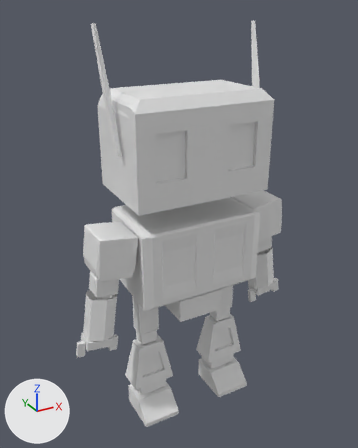
Renders of the Blender file Assets/Models/Robo_Low_Poly.blend from each side of a commit.
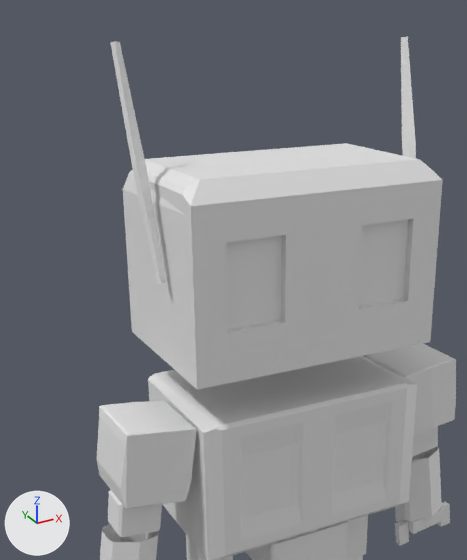
There are two pictures of each version: one whole from a camera (50 mm lens) standing at (-2.03, -4.08, 3.16) and looking at (0.16, -0.09, 1.17), one close up on the part from 8% to 80% of the width and 0% to 69% of the height. The axes (+X, +Y, +Z) are drawn at lower left. The lights are the same throughout. The older version's two pictures come first.

Before the edit, the objects in view are built like this:
```python
me_cube_006 = bpy.data.meshes.new('Cube.006')
me_cube_006.from_pydata(...)  # 12 vertices, 9 faces; spans x 0.0..1.1, y -1.0..1.0, z -1.01..1.0
me_cylinder_002 = bpy.data.meshes.new('Cylinder.002')
me_cylinder_002.from_pydata(...)  # a 6-sided cylinder along z spanning x -0.87..0.87, y -1.0..1.0, z -1.0..1.0
me_cylinder_003 = bpy.data.meshes.new('Cylinder.003')
me_cylinder_003.from_pydata(...)  # a 6-sided cylinder along z spanning x -0.87..0.87, y -1.0..1.0, z -1.0..1.0
ob_antena_direita = bpy.data.objects.new('Antena Direita', me_cylinder_002)
ob_antena_direita.location = (0.956, -0.157, 2.52)
ob_antena_direita.rotation_euler = (-0.355, -1.318, 1.35)  # degrees (-20, -76, 77)
ob_antena_direita.scale = (0.615, -0.035, 0.0125)
ob_antena_esquerda = bpy.data.objects.new('Antena Esquerda', me_cylinder_003)
ob_antena_esquerda.location = (-0.552, -0.157, 2.52)
ob_antena_esquerda.rotation_euler = (-0.355, 1.318, -1.35)  # degrees (-20, 76, -77)
ob_antena_esquerda.scale = (-0.615, -0.035, 0.0125)
ob_cotovelo_esquerdo = bpy.data.objects.new('Cotovelo Esquerdo', me_cube_006)
ob_cotovelo_esquerdo.location = (-0.725, -0.275, 0.843)
ob_cotovelo_esquerdo.rotation_euler = (0.0, 0.113, 0.0)  # degrees (0, 6.5, 0)
ob_cotovelo_esquerdo.scale = (-0.104, -0.0876, 0.0931)
_m = ob_cotovelo_esquerdo.modifiers.new('Mirror', 'MIRROR')
_m.use_clip = True
# also in view: 'Cotovelo Direito' at (1.07, -0.23, 0.84); 'Braço Direito' at (1.13, -0.21, 0.5); 'Coxa Direita' at (0.65, -0.16, 0.31); 'Junta Central' at (0.2, -0.14, 0.43); 'Braço Esquerdo' at (-0.78, -0.26, 0.5)
```
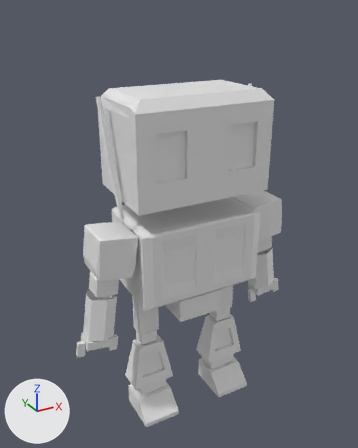
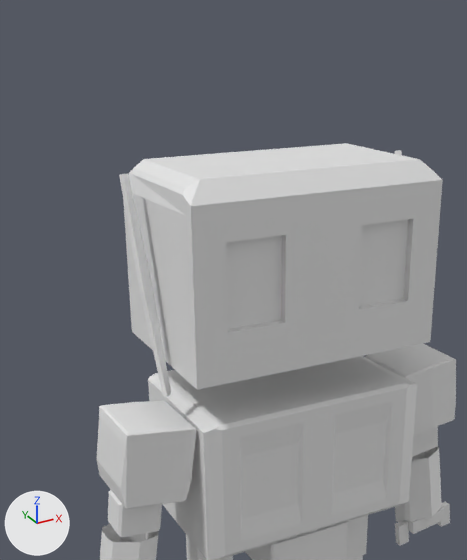
What differs and where, as boxes (x1, y1, x2, y2) in the close-ups (467 x 560 px):
'Antena Esquerda', moved: before (111, 41, 166, 284); after (119, 173, 171, 396)
'Antena Direita', moved: before (401, 37, 416, 158); after (395, 150, 410, 347)

What the commit changed:
Object 'Antena Direita' (ob_antena_direita) moves from (0.956, -0.157, 2.52) to (0.956, -0.157, 1.952).
Object 'Antena Esquerda' (ob_antena_esquerda) moves from (-0.552, -0.157, 2.52) to (-0.552, -0.157, 1.952).
